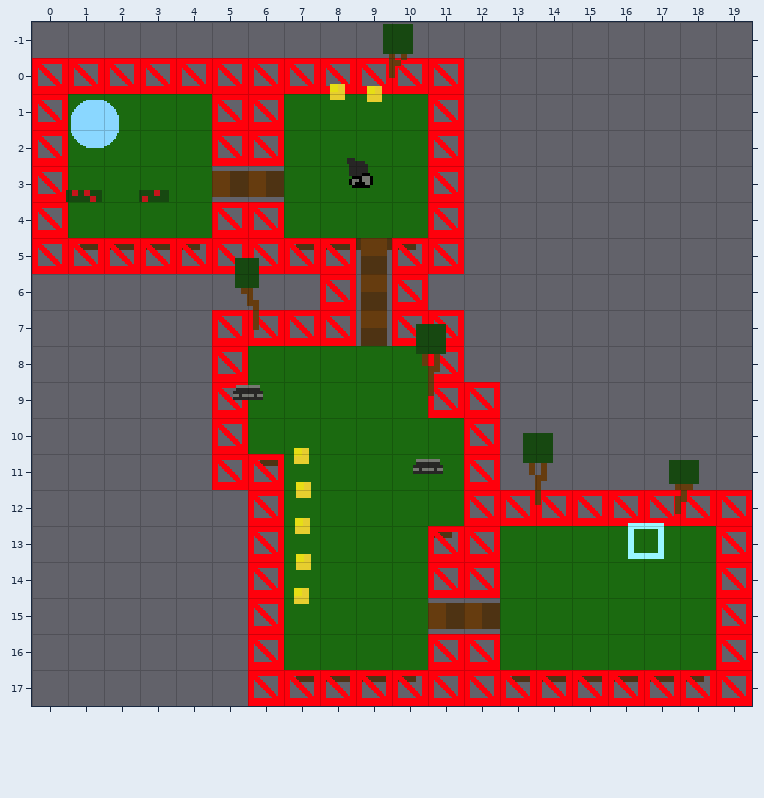
A Tiled map (JSON) gets an edit: assets/levels/level2.json. The picture above is the old version.
Cells are 24x24 px. Shown: x 0..19, y -1..17.
The result:
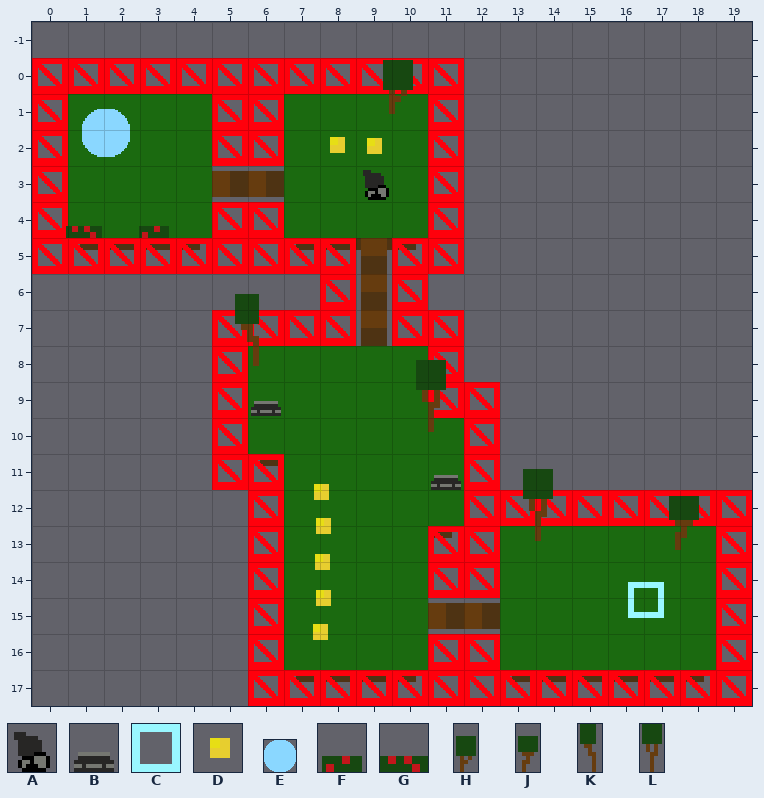
Key: from "enemy_bomb": A 0; from "enemy_sheet": B 0; from "object_sheet": C 0, D 1; from "player": E 0; from "scenery": F 0 "bush3", G 1 "bush2", H 3 "tree3", J 4 "tree4", K 5 "tree2", L 6 "tree1".
Objects are placed by their top-left corner, in cells (3,4 is the top-left corner of cell 3,4); size is 1x1 cell unless given.
Changes in this commit:
Layer "objects":
changed: H "tree" at 10.2,-0.5 size 1x2 -> H "tree" at 10.2,0.5 size 1x2
changed: E "player" at 1.6,1.7 size 1.3x1.3 -> E "player" at 1.9,1.9 size 1.3x1.3
changed: D "coin" at 8.5,1.5 -> D "coin" at 8.5,2.9
changed: D "coin" at 9.5,1.5 -> D "coin" at 9.5,3
changed: A "bouncer" at 9.1,3.1 -> A "bouncer" at 9.5,3.5
changed: G "bush" at 1.5,4 -> G "bush" at 1.5,5
changed: F "bush" at 3.4,4 -> F "bush" at 3.4,5
changed: K "tree" at 6,6.5 size 1x2 -> K "tree" at 6,7.5 size 1x2
changed: B "turret" at 6,9 -> B "turret" at 6.5,9.5
changed: L "tree" at 11.1,8.4 size 1x2 -> L "tree" at 11.1,9.4 size 1x2
changed: B "turret" at 11,11 -> B "turret" at 11.5,11.5
changed: D "coin" at 7.5,11.5 -> D "coin" at 8,12.5
changed: L "tree" at 14,11.4 size 1x2 -> L "tree" at 14,12.4 size 1x2
changed: D "coin" at 7.5,12.5 -> D "coin" at 8,13.5
changed: J "tree" at 18.1,11.7 size 1x2 -> J "tree" at 18.1,12.7 size 1x2
changed: D "coin" at 7.5,13.5 -> D "coin" at 8,14.5
changed: D "coin" at 7.5,14.5 -> D "coin" at 8,15.5
changed: C "goal" at 17,13.9 -> C "goal" at 17,15.5
changed: D "coin" at 7.4,15.5 -> D "coin" at 8,16.5
